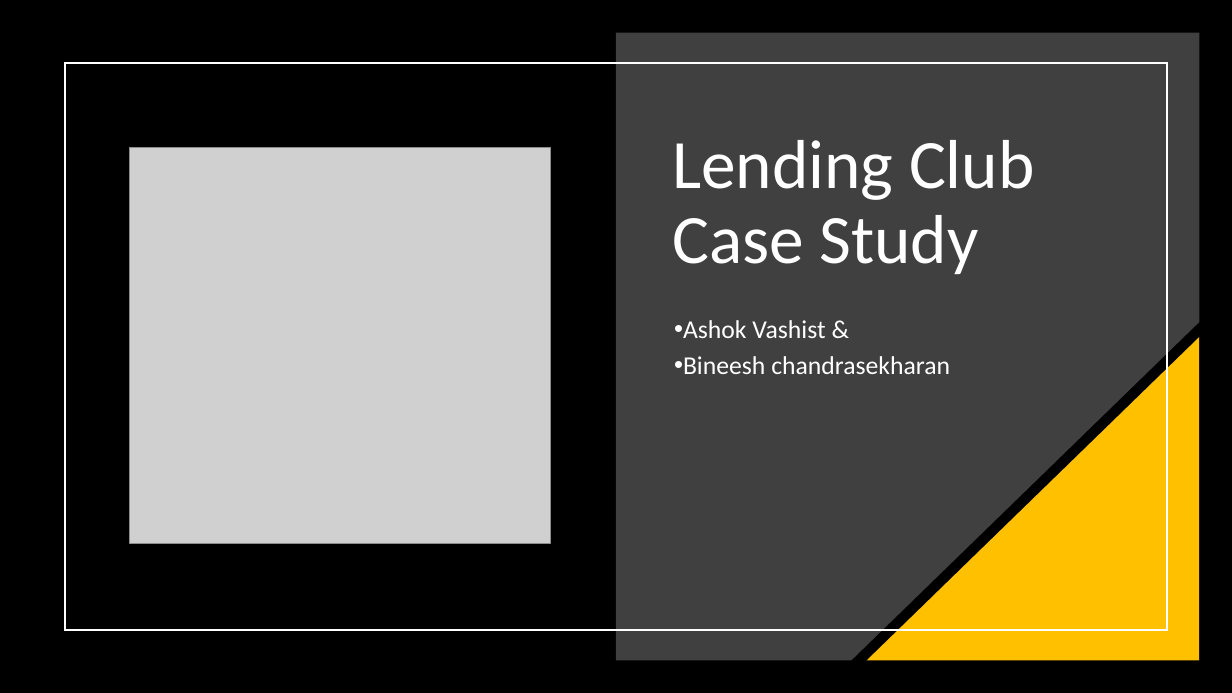
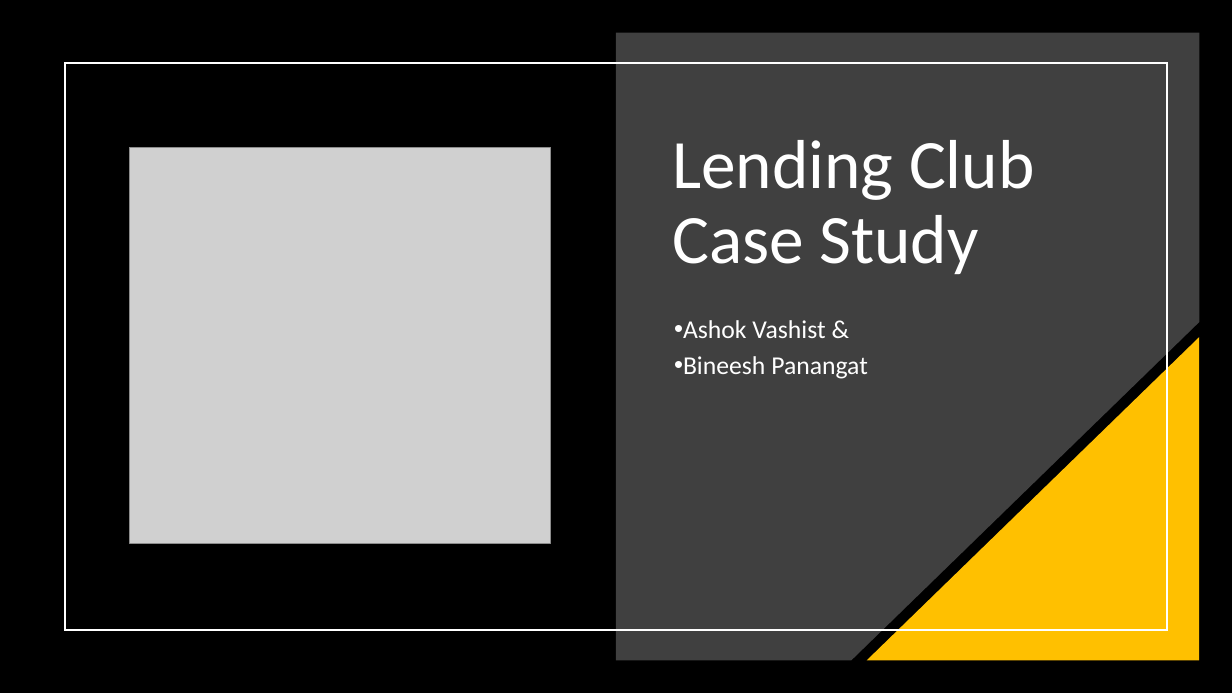
Before and after one commit to bineeshpc/case_study_01, a slide deck: slide 1 of UpGrad Case Study LendingClub.pptx. Drawn at 1232x693 pixels with LibreOffice and Linux fonts; fonts in the diff are those of the drawing; grey boxes stand for pictures. Boxes give left, top, right and bottom in pixels: in the first picture for what was removed or moved away, otherwise in the second. Text is boxed around its words. In the diff, an @@ line names an element or a change of style, - is before the commit and + after.

Commit message:
Corrected Surname

```diff
--- a/UpGrad Case Study LendingClub.pptx
+++ b/UpGrad Case Study LendingClub.pptx
@@ text at (683,356,868,379): text changed @@
-• Bineesh chandrasekharan
+• Bineesh Panangat
```
